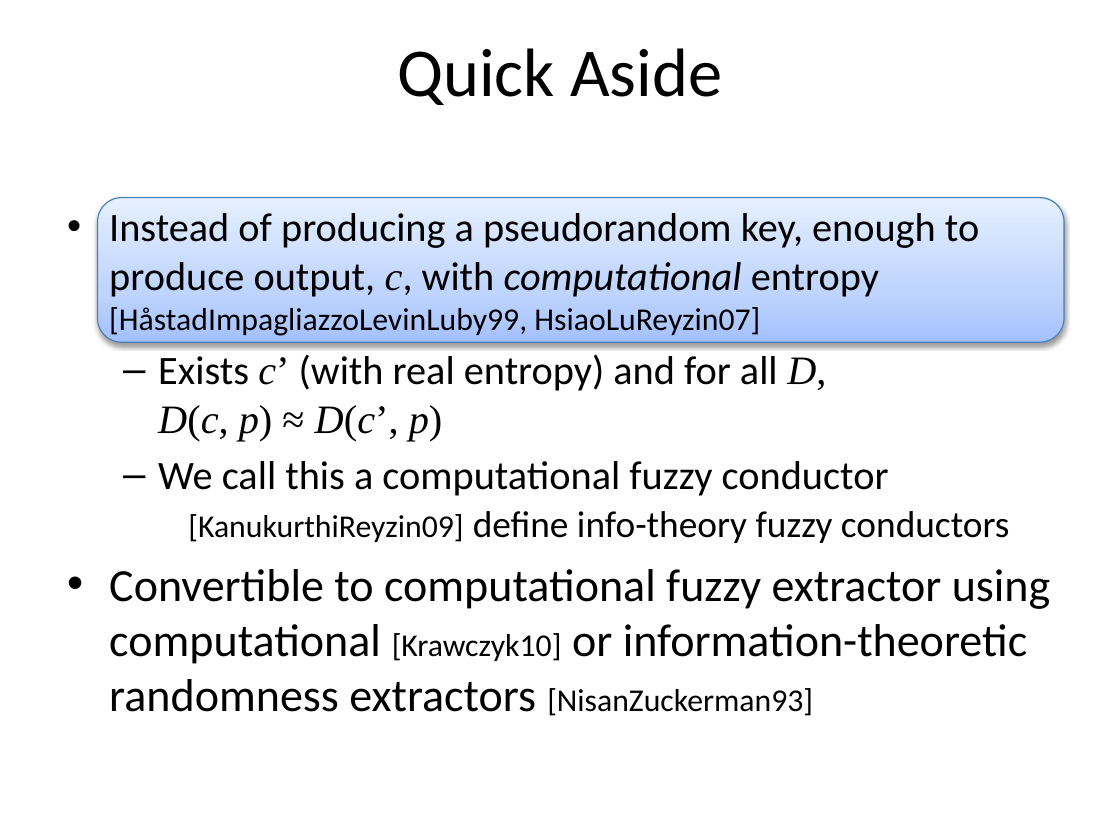
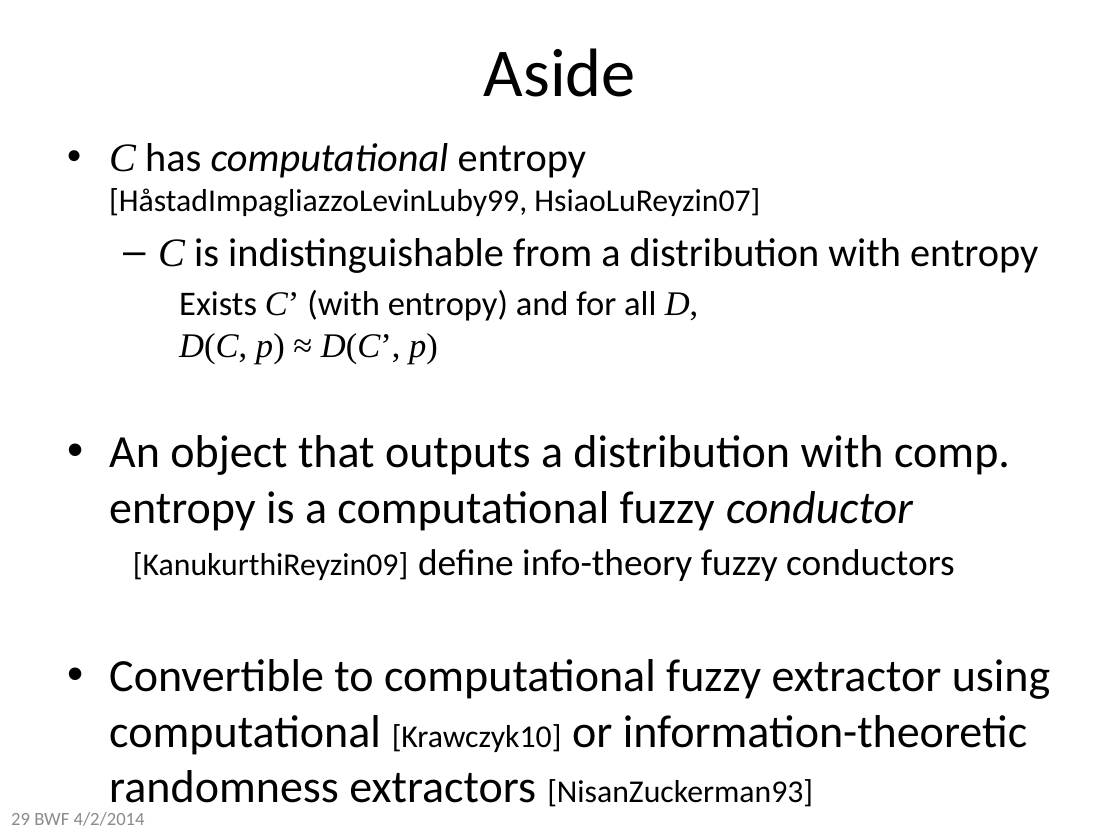
Before and after one commit to xianruimeng/comp-fuzzy-ext, a slide deck: slide 29 of constantRate/KeyDerivationWithNegativeUsable.pptx (slide 8 before the commit). Drawn at 1120x840 pixels with LibreOffice and Linux fonts; fonts in the diff are those of the drawing. Boxes give left, top, right and bottom in pixels: in the first picture for what was removed or moved away, otherwise in the second. Text is boxed around its words. In the diff, an @@ line names an element or a change of style, - is before the commit and + after.

```diff
--- a/constantRate/KeyDerivationWithNegativeUsable.pptx
+++ b/constantRate/KeyDerivationWithNegativeUsable.pptx
@@ title at (484,48,636,97): text changed @@
-Quick Aside
+Aside
@@ text "C has computational entropy [HåstadImpagliazzoLevinLuby99, ...": place and size @@
-text "C has computational entropy [HåstadImpagliazzoLevinLuby99, ..." at (109,213,1051,716)
+text "C has computational entropy [HåstadImpagliazzoLevinLuby99, ..." at (109,143,1051,755)
@@ text at (109,143,1038,581): text changed; size 25.9 to 29.6 pt @@
-  • Instead of producing a pseudorandom key, enough to produce output, c, with computational entropy [HåstadImpagliazzoLevinLuby99, HsiaoLuReyzin07]
-  – Exists c’ (with real entropy) and for all D,
-    D(c, p) ≈ D(c’, p)
-  – We call this a computational fuzzy conductor
-    [KanukurthiReyzin09] define info-theory fuzzy conductors
+  • C has computational entropy
+    [HåstadImpagliazzoLevinLuby99, HsiaoLuReyzin07]
+  – C is indistinguishable from a distribution with entropy
+    Exists C’ (with entropy) and for all D,
+    D(C, p) ≈ D(C’, p)
+• An object that outputs a distribution with comp. entropy is a computational fuzzy conductor
+  [KanukurthiReyzin09] define info-theory fuzzy conductors
@@ rounded rectangle removed at (97,197,1064,342) @@
@@ text added at (11,812,145,826), 12 pt, text #8C8C8C @@
+29 BWF 4/2/2014
```
Also in this commit, not shown: 43 other slides changed, 8 slides added.
